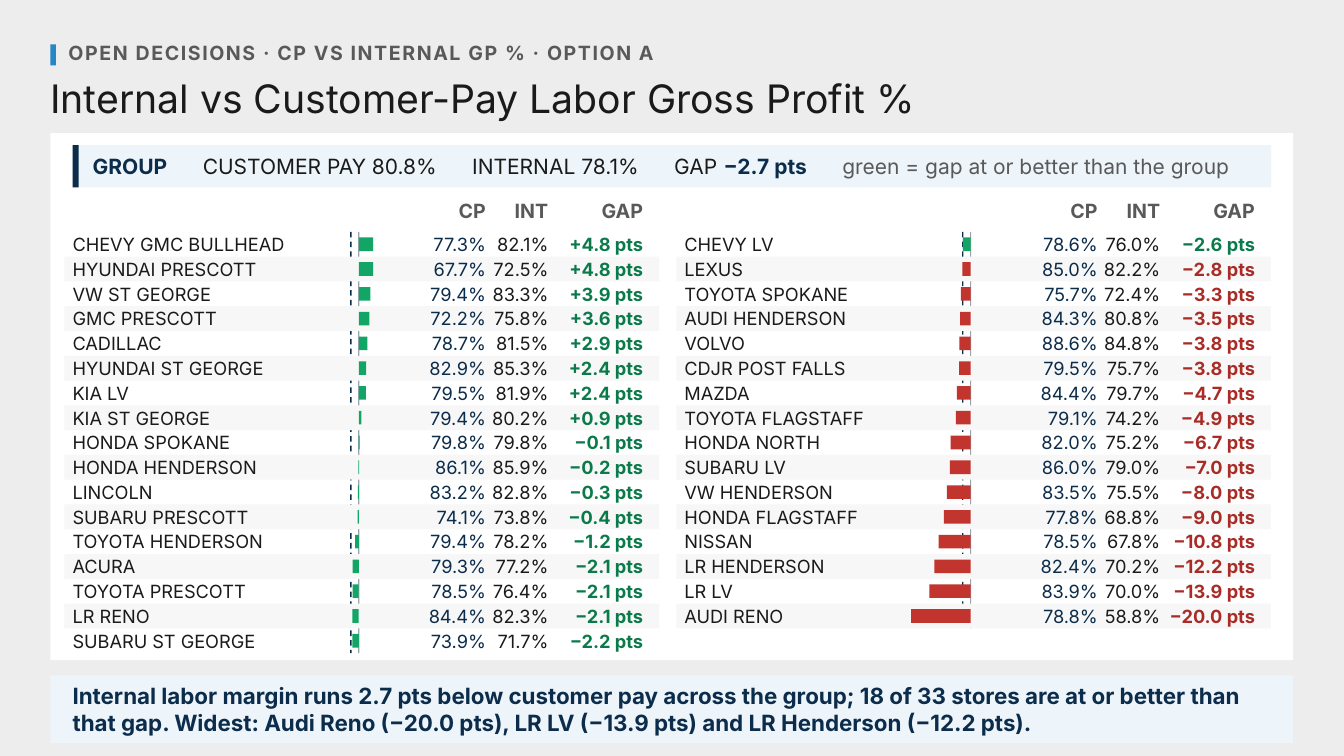
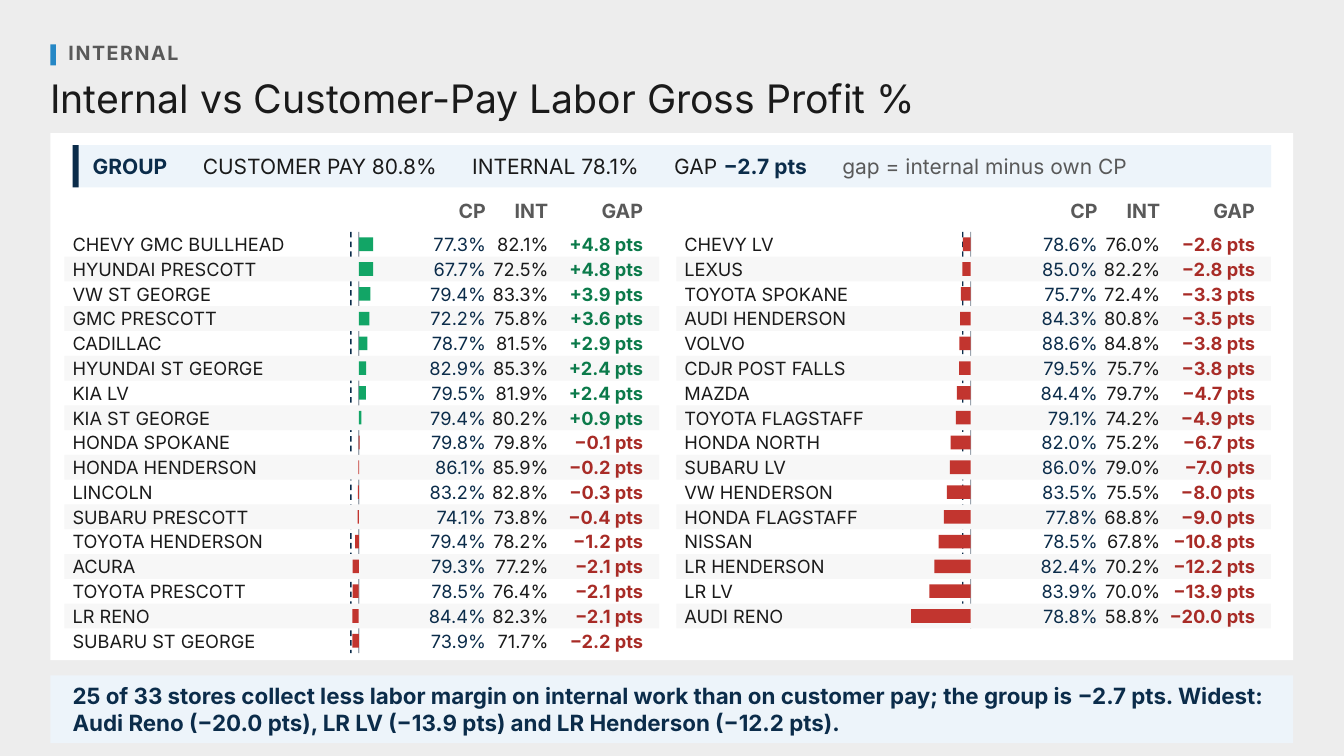
Before and after one commit to Ndresner/Noah, a slide deck: slide 118 of day2-deck/decks/Fixed Ops - Day 2 Example Test Deck.pptx (slide 165 before the commit). Drawn at 1344x756 pixels with LibreOffice and Linux fonts; fonts in the diff are those of the drawing. Boxes give left, top, right and bottom in pixels: in the first picture for what was removed or moved away, otherwise in the second. Text is boxed around its words. In the diff, an @@ line names an element or a change of style, - is before the commit and + after.

```diff
--- a/day2-deck/decks/Fixed Ops - Day 2 Example Test Deck.pptx
+++ b/day2-deck/decks/Fixed Ops - Day 2 Example Test Deck.pptx
@@ text at [68, 46, 178, 60]: text changed @@
-OPEN DECISIONS · CP VS INTERNAL GP % · OPTION A
+INTERNAL
@@ text at [93, 158, 1127, 179]: text changed @@
-GROUP CUSTOMER PAY 80.8% INTERNAL 78.1% GAP −2.7 pts green = gap at or better than the group
+GROUP CUSTOMER PAY 80.8% INTERNAL 78.1% GAP −2.7 pts gap = internal minus own CP
@@ fill #12A566 to #C2352F in 10 elements at [359, 436, 360, 450], [358, 461, 359, 475], [358, 485, 359, 499], [358, 510, 359, 524], [355, 535, 359, 549], [353, 560, 359, 574], [353, 585, 359, 599], [353, 609, 359, 623], [353, 634, 359, 648], [963, 238, 971, 252] @@
@@ text colour #0B7A4A to #A82B26 in 10 elements at [574, 435, 643, 453], [569, 460, 643, 478], [569, 485, 643, 503], [568, 510, 643, 528], [573, 534, 643, 552], [575, 559, 643, 577], [575, 584, 643, 602], [575, 609, 643, 627], [570, 634, 643, 652], [1182, 237, 1255, 255] @@
@@ text at [73, 687, 1263, 736]: text changed @@
-Internal labor margin runs 2.7 pts below customer pay across the group; 18 of 33 stores are at or better than that gap. Widest: Audi Reno (−20.0 pts), LR LV (−13.9 pts) and LR Henderson (−12.2 pts).
+25 of 33 stores collect less labor margin on internal work than on customer pay; the group is −2.7 pts. Widest: Audi Reno (−20.0 pts), LR LV (−13.9 pts) and LR Henderson (−12.2 pts).
```
Also in this commit, not shown: 20 other slides changed, 5 slides added, 10 slides removed, 48 other files.
